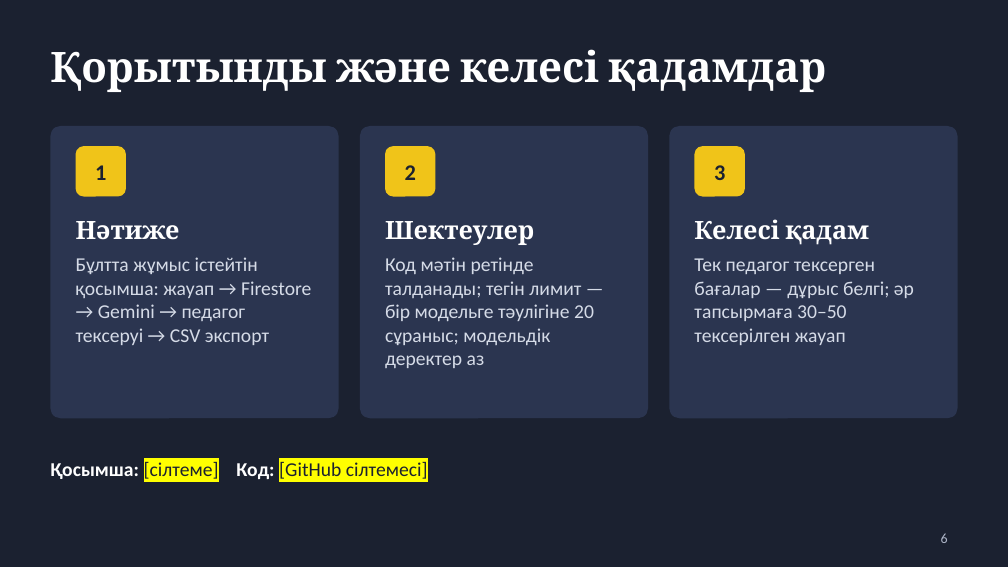
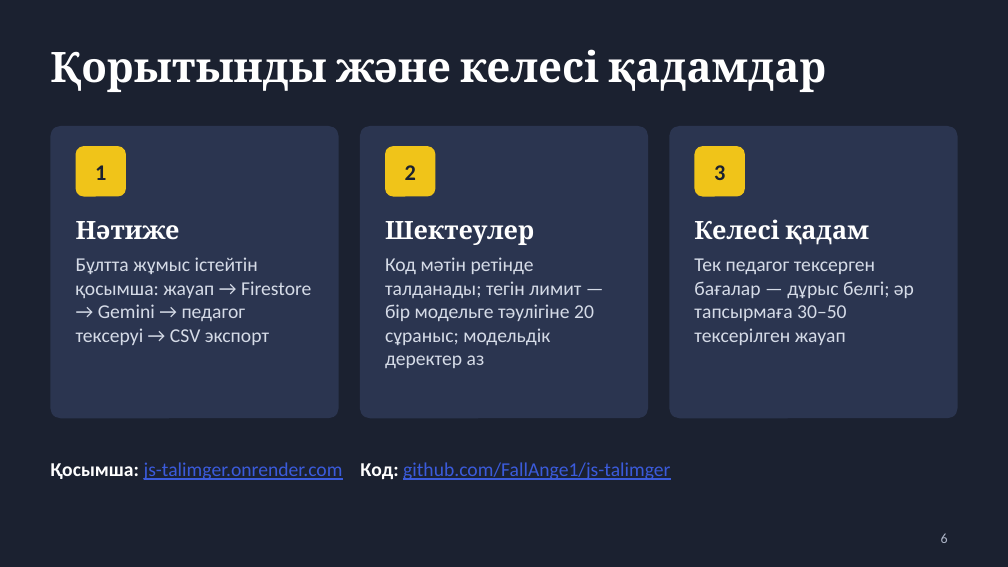
Before and after one commit to FallAnge1/js-talimger, a slide deck: slide 6 of docs/Таныстырылым_1-аралық_жоба.pptx. Drawn at 1008x567 pixels with LibreOffice and Linux fonts; fonts in the diff are those of the drawing. Boxes give left, top, right and bottom in pixels: in the first picture for what was removed or moved away, otherwise in the second. Text is boxed around its words. In the diff, an @@ line names an element or a change of style, - is before the commit and + after.

```diff
--- a/docs/Таныстырылым_1-аралық_жоба.pptx
+++ b/docs/Таныстырылым_1-аралық_жоба.pptx
@@ text at [50, 462, 670, 480]: text changed; text colour #1B2130 to #3B5BDB @@
-Қосымша: [сілтеме] Код: [GitHub сілтемесі]
+Қосымша: js-talimger.onrender.com Код: github.com/FallAnge1/js-talimger
```
Also in this commit, not shown: 1 other slide changed, 6 other files.
